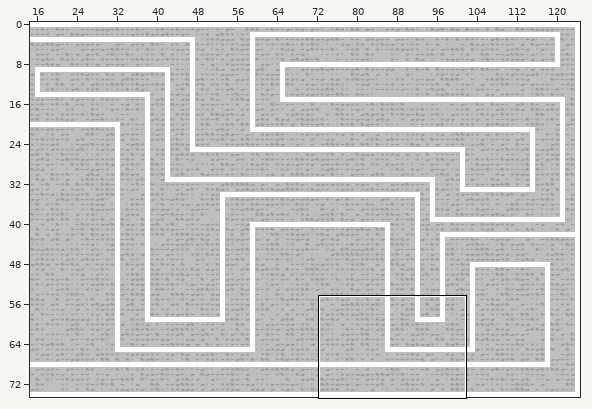
An edit to a level. Tiled map, android/assets/Dawgg.tmx. The picture above shows the old version from afar; the outline marks the close-up.
Close-up. Old version:
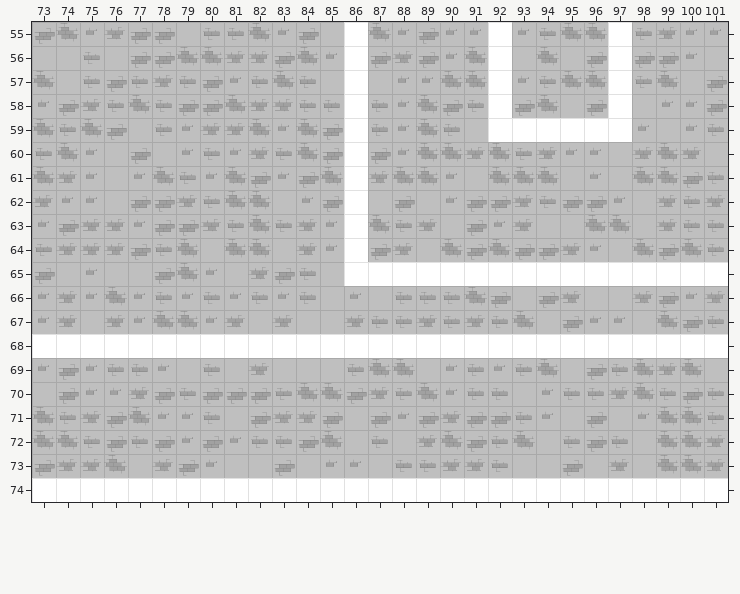
Cells are 64x64 px. Shown: x 73..101, y 55..74. The commit also changed other parts of the map, which this record leaves out.
After the commit:
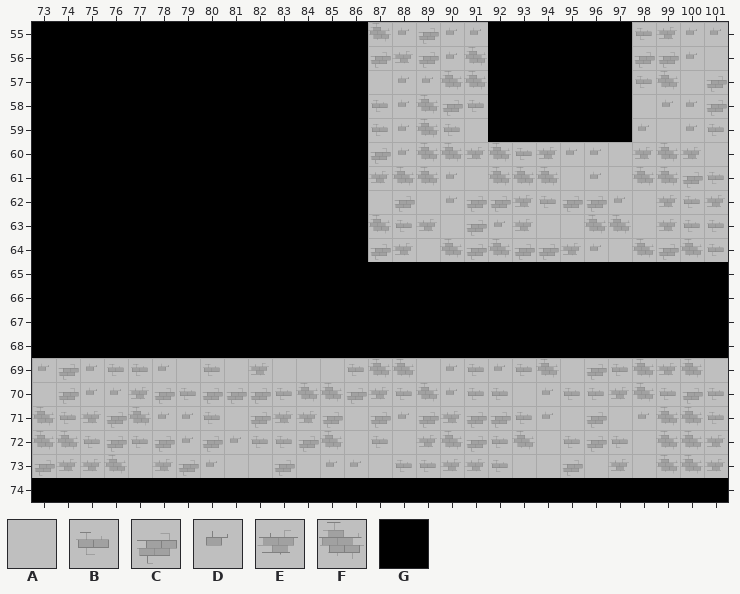
Key: from "Tiles": A 6, B 7, C 8, D 9, E 10, F 11, G 13.
_ is an empty cell.
Tiles of an added or newly shown layer are drawn over the layers below it.
What changed:
Layer "Light":
Tile A gives way to one hidden under a higher layer in row 55 at x 79 and 85; in row 56 at x 73 to 74, 76, 93 and 95; in row 57 at x 74 and 85; in row 58 at x 95; in row 59 at x 77; in row 60 at x 76 and 78.
Tile A gives way to one hidden under a higher layer in row 61 at x 76; in row 62 at x 76 and 83; in row 64 at x 80 and 83; in row 65 at x 74, 76 to 77, 81 and 85; in row 66 at x 85, 87, 93 and 96 to 97; in row 67 at x 75, 82, 84 to 85, 94 and 98.
Tile B gives way to one hidden under a higher layer in row 55 at x 80 to 81 and 94; in row 56 at x 75; in row 57 at x 75, 77, 79, 82, 84 and 94; in row 58 at x 76, 78 and 84 to 85; in row 59 at x 74 and 78; in row 60 at x 73, 80 and 83.
Tile B gives way to one hidden under a higher layer in row 61 at x 79; in row 62 at x 80; in row 63 at x 81 and 83; in row 64 at x 73 and 78; in row 65 at x 84; in row 66 at x 78, 80, 82, 84 and 88 to 90.
Tile B gives way to one hidden under a higher layer in row 67 at x 87 to 88, 90, 92 and 101.
Tile C gives way to one hidden under a higher layer in row 55 at x 73, 77 to 78 and 84; in row 56 at x 77 to 78, 83 and 96; in row 57 at x 76 and 80; in row 58 at x 74, 79 to 80, 93 and 96; in row 59 at x 76 and 85; in row 60 at x 77 and 85.
Tile C gives way to one hidden under a higher layer in row 61 at x 82 and 84; in row 62 at x 77 to 78 and 85; in row 63 at x 74 and 78 to 79; in row 64 at x 77; in row 65 at x 73, 78 and 83; in row 66 at x 92, 94 and 99.
Tile C gives way to one hidden under a higher layer in row 67 at x 95 and 100.
Tile D gives way to one hidden under a higher layer in row 55 at x 75, 83 and 93; in row 56 at x 85; in row 57 at x 81 and 93; in row 58 at x 73; in row 59 at x 79 and 83; in row 60 at x 75, 79 and 81.
Tile D gives way to one hidden under a higher layer in row 61 at x 75, 77, 80 and 83; in row 62 at x 74 to 75 and 84; in row 63 at x 73, 77 and 85; in row 64 at x 85; in row 65 at x 75 and 80; in row 66 at x 73, 75, 77, 79, 81, 83, 86 and 100.
Tile D gives way to one hidden under a higher layer in row 67 at x 73, 77, 80 and 96 to 97.
Tile E gives way to one hidden under a higher layer in row 55 at x 76; in row 56 at x 81 to 82; in row 57 at x 78; in row 58 at x 75 and 82 to 83; in row 59 at x 80 to 81; in row 60 at x 82.
Tile E gives way to one hidden under a higher layer in row 61 at x 74; in row 62 at x 73 and 79; in row 63 at x 75 to 76, 80 and 84; in row 64 at x 74 to 76 and 84; in row 65 at x 82; in row 66 at x 74, 95, 98 and 101.
Tile E gives way to one hidden under a higher layer in row 67 at x 74, 76, 81, 83, 86, 89 and 91.
Tile F gives way to one hidden under a higher layer in row 55 at x 74, 82 and 95 to 96; in row 56 at x 79 to 80, 84 and 94; in row 57 at x 73, 83 and 95 to 96; in row 58 at x 77, 81 and 94; in row 59 at x 73, 75, 82 and 84; in row 60 at x 74 and 84.
Tile F gives way to one hidden under a higher layer in row 61 at x 73, 78, 81 and 85; in row 62 at x 81 to 82; in row 63 at x 82; in row 64 at x 79 and 81 to 82; in row 65 at x 79; in row 66 at x 76 and 91.
Tile F gives way to one hidden under a higher layer in row 67 at x 78 to 79, 93 and 99.
Layer "Lines D" (now shown):
There is now tile G in rows 55 to 59 at x 73 to 86 and 92 to 97; in rows 60 to 64 at x 73 to 86; in rows 65 to 68 at x 73 to 101; in row 74 at x 73 to 101.
Boxes around the changes in both close-ups, in picture pixels (x1, y1, x2, y2):
changed: (32, 22, 728, 358)
added: (32, 478, 728, 502)
